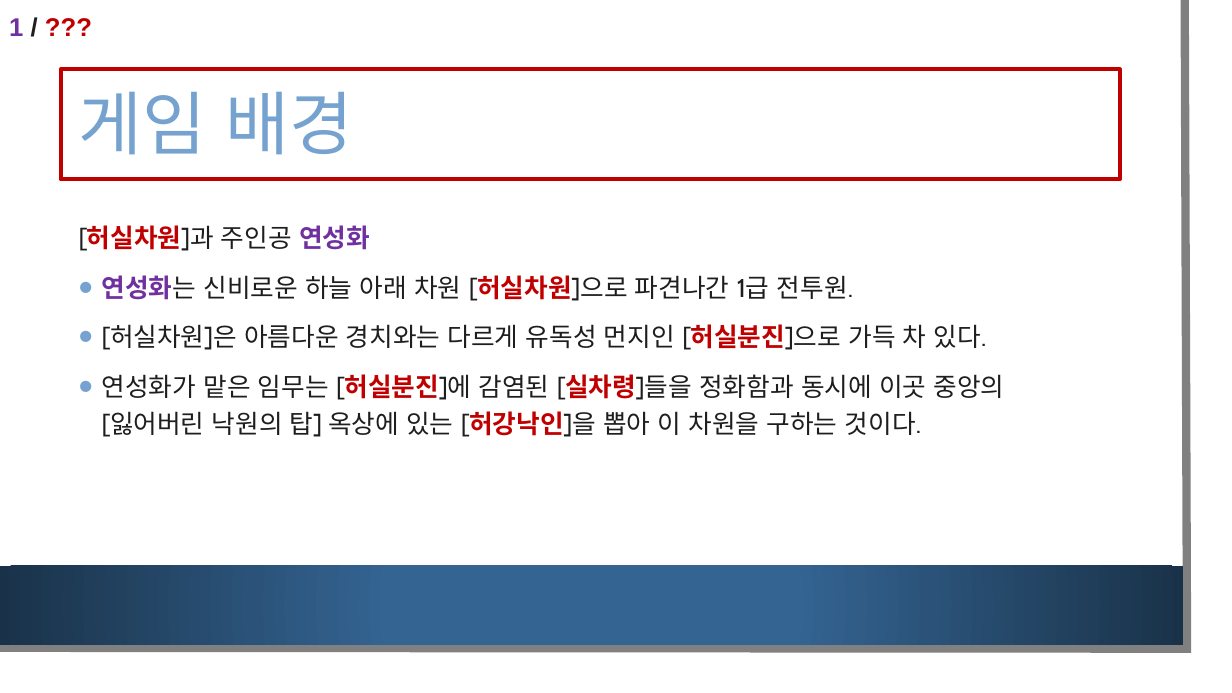
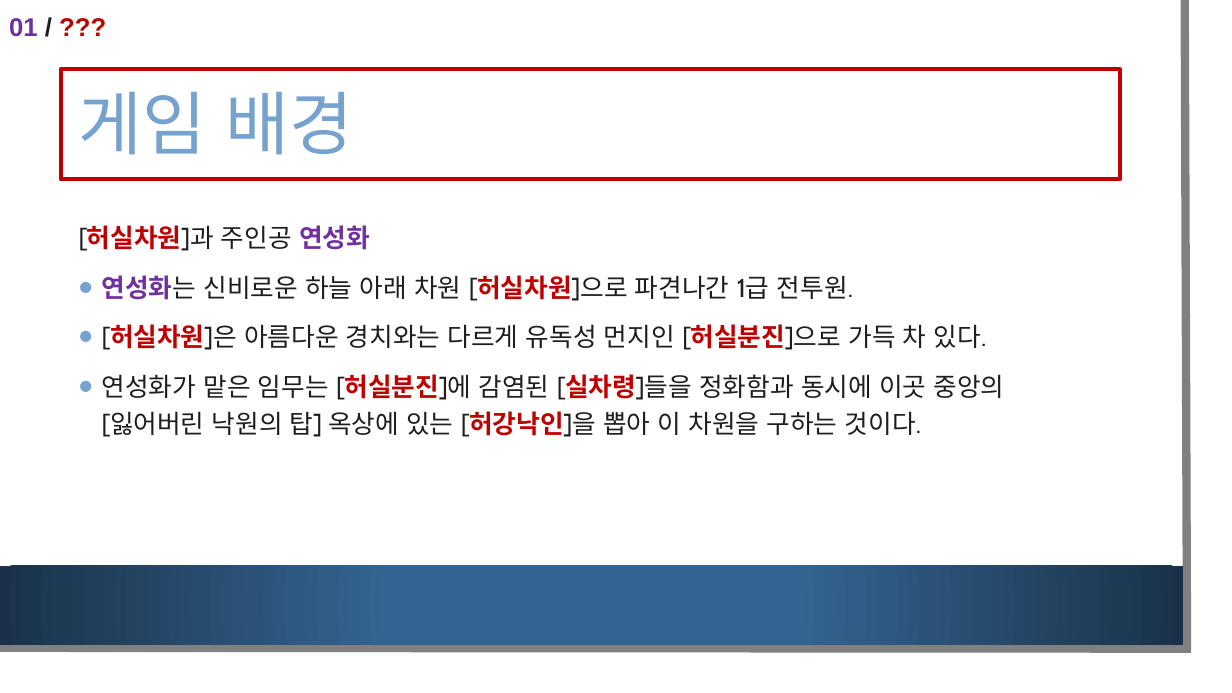
Before and after one commit to pb-wandu/SPGP_2018180040, a slide deck: slide 2 of SPGP 1차 발표.pptx. Drawn at 1232x693 pixels with LibreOffice and Linux fonts; fonts in the diff are those of the drawing; background and template pictures are left out. Boxes give left, top, right and bottom in pixels: in the first picture for what was removed or moved away, otherwise in the second. Text is boxed around its words. In the diff, an @@ line names an element or a change of style, - is before the commit and + after.

```diff
--- a/SPGP 1차 발표.pptx
+++ b/SPGP 1차 발표.pptx
@@ text at (x1=9, y1=18, x2=38, y2=37): text changed @@
-1 / ???
+01 / ???
@@ text at (x1=102, y1=324, x2=987, y2=350): text colour #1E1E1E to #C00000, bold on in "[허실차원]은" @@
```
Also in this commit, not shown: 8 other slides changed, 3 slides added, 3 other files.
